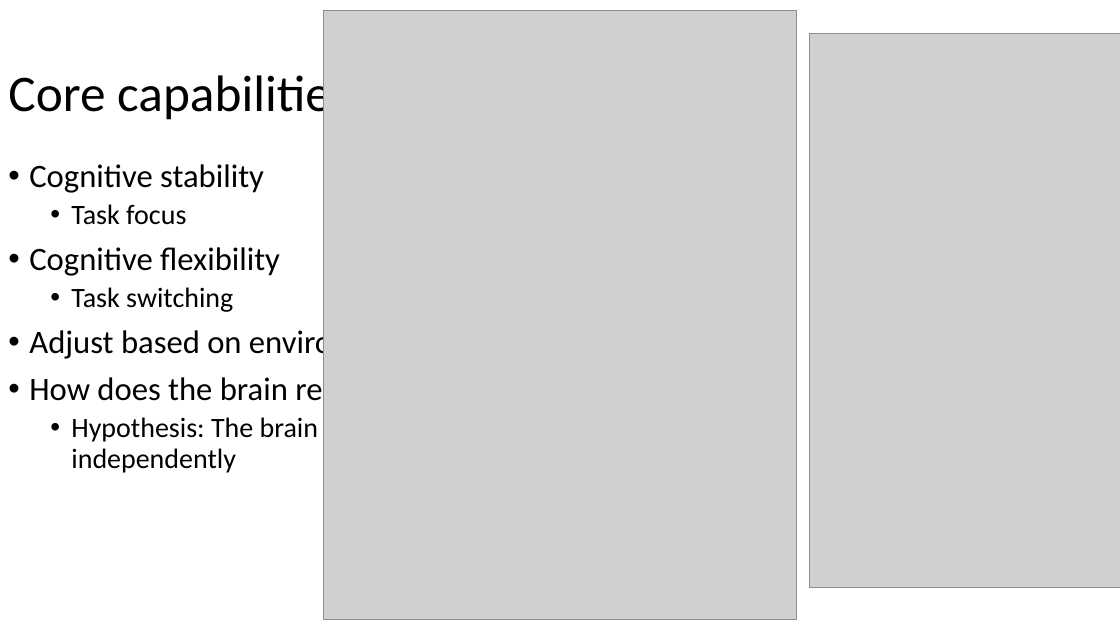
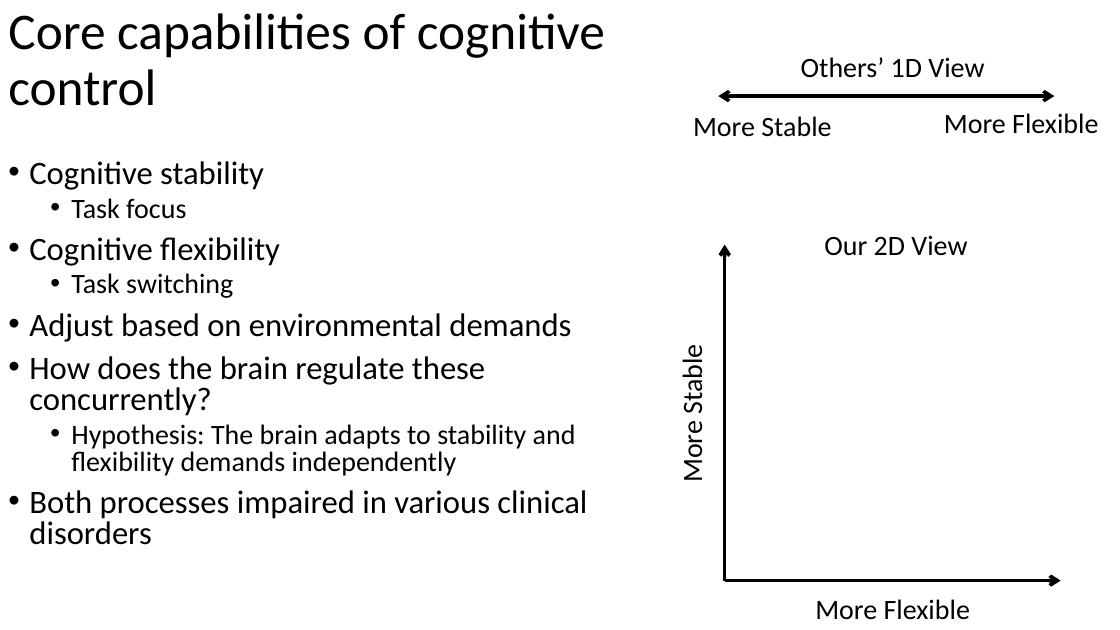
Before and after one commit to jimzhang629/third_year_talk, a slide deck: slide 12 of thirdYearTalk_JZ1.pptx (slide 5 before the commit). Drawn at 1120x630 pixels with LibreOffice and Linux fonts; fonts in the diff are those of the drawing; grey boxes stand for pictures. Boxes give left, top, right and bottom in pixels: in the first picture for what was removed or moved away, otherwise in the second. Text is boxed around its words. In the diff, an @@ line names an element or a change of style, - is before the commit and + after.

```diff
--- a/thirdYearTalk_JZ1.pptx
+++ b/thirdYearTalk_JZ1.pptx
@@ title "Core capabilities of cognitive control" rewrapped from [8,68,351,123] to [8,13,605,106] @@
@@ picture removed at [323,10,797,619] @@
@@ group added at [693,57,1098,137]: 3 texts, 1 double arrow @@
+More Stable
+More Flexible
+Others’ 1D View
@@ picture removed at [810,34,1120,588] @@
@@ text at [29,161,576,476]: line spacing 0.9 to 0.8 @@
@@ group added at [675,235,1061,620]: 3 texts, 2 arrows @@
+More Stable
+More Flexible
+Our 2D View
@@ text at [29,490,587,545]: paragraph added @@
+• Both processes impaired in various clinical disorders
```
Also in this commit, not shown: 4 other slides changed, 9 slides added, 2 slides removed.
